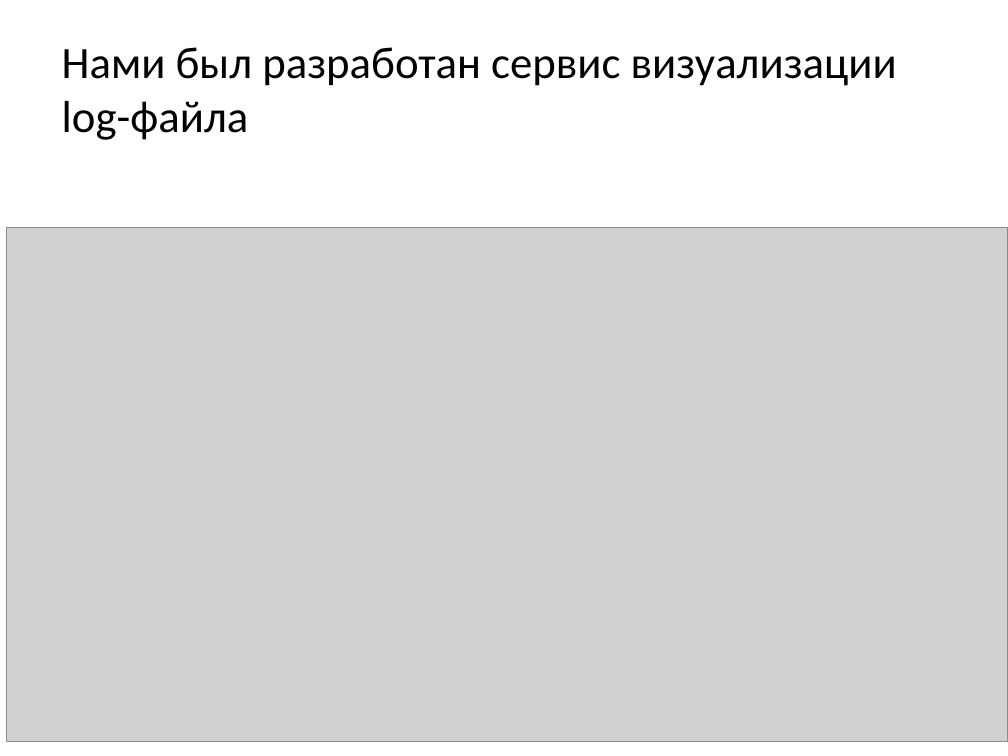
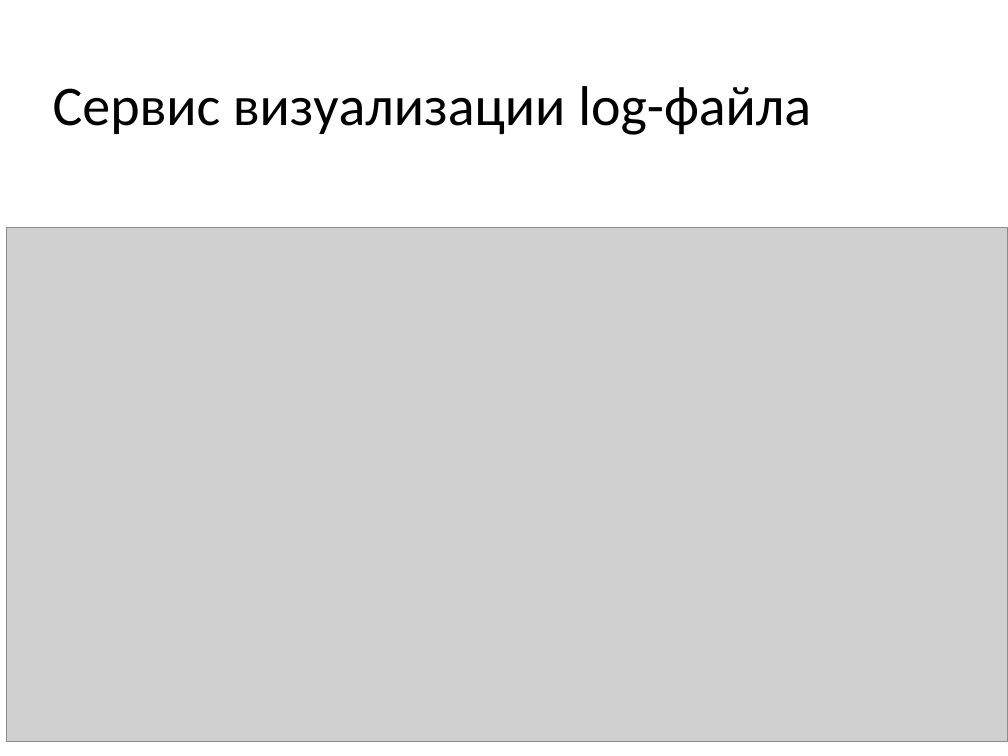
Before and after one commit to OSLL/mooc-lp-statistics, a slide deck: slide 2 of presentation/Сбор статистики курса.pptx. Drawn at 1008x756 pixels with LibreOffice and Linux fonts; fonts in the diff are those of the drawing; grey boxes stand for pictures. Boxes give left, top, right and bottom in pixels: in the first picture for what was removed or moved away, otherwise in the second. Text is boxed around its words. In the diff, an @@ line names an element or a change of style, - is before the commit and + after.

```diff
--- a/presentation/Сбор статистики курса.pptx
+++ b/presentation/Сбор статистики курса.pptx
@@ text at [53,86,811,135]: text changed; size 32 to 40 pt @@
-Нами был разработан сервис визуализации log-файла
+Сервис визуализации log-файла
```
Also in this commit, not shown: 3 other slides changed, 1 slide added, 1 other file.
